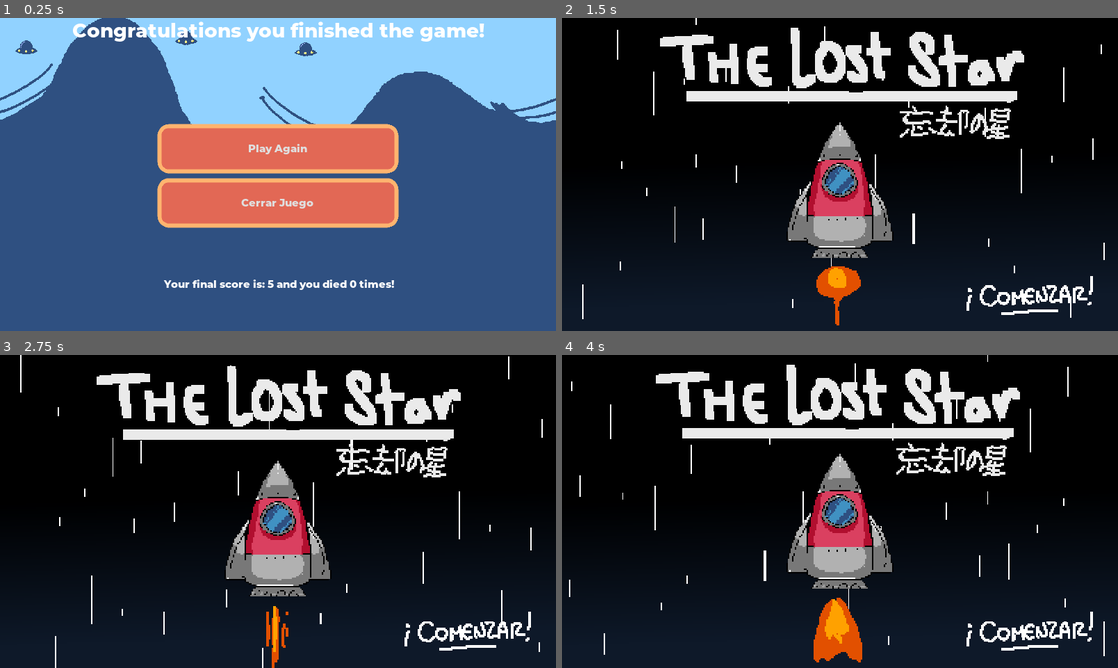
Above: before the commit, frames 1-4 (two rows, left to right).
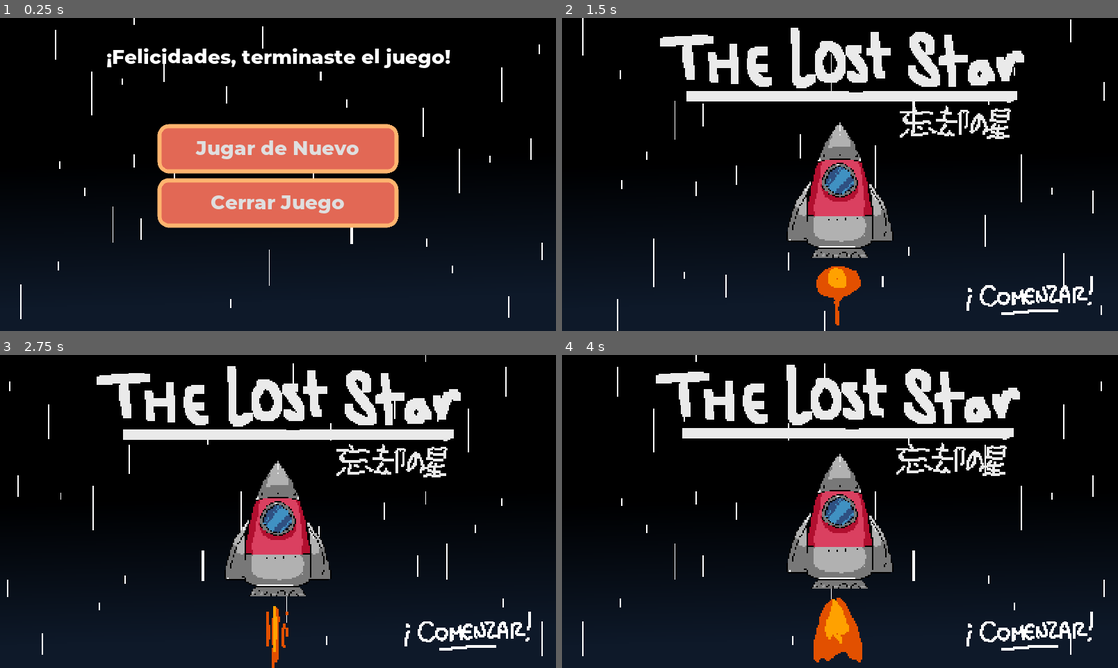
Above: after the commit, the same moments.

Repository: Six-Moons/GGJ21
Game: Godot game, scene res://src/Screens/EndScreen.tscn
The game is run twice, just before and just after one commit, with the same random seed, the same clock (stepped at 60 frames per second) and the same inputs. This scene is started directly instead of the project's main scene.
Inputs:
- Up to frame 1 (0.25 s): no input
- Up to frame 2 (1.5 s): click "Play Again" (after the commit: "Jugar de Nuevo") at 0.5 s; tap Enter (pause) at 1.25 s; hold D (move_right) from 1.28 s (still down)
- Up to frame 3 (2.75 s): keep holding D (move_right); tap W (jump) at 1.52, 2.27 s
- Up to frame 4 (4 s): release D (move_right) at 2.78 s; hold A (move_left) 2.78-3.53 s; hold D (move_right) from 3.53 s (still down); tap W (jump) at 3.77 s

The runs differ from the first frame. In frame 1, 88% of the frame differs, in the area x 0-100%, y 0-100%; in frame 2, 0.8%; in frame 3, 1.0%; in frame 4, 0.9%.

Commit message:
Change pause menu font

Diff:
--- a/assets/font_title.tres
+++ b/assets/font_title.tres
@@ -4,6 +4,4 @@
 
 [resource]
 size = 30
-use_mipmaps = true
-use_filter = true
 font_data = ExtResource( 1 )
--- a/assets/ui_theme.tres
+++ b/assets/ui_theme.tres
@@ -1,8 +1,9 @@
 [gd_resource type="Theme" load_steps=4 format=2]
 
 [ext_resource path="res://assets/font_default.tres" type="DynamicFont" id=1]
-[ext_resource path="res://assets/theme/button_normal.tres" type="StyleBox" id=2]
-[ext_resource path="res://assets/theme/button_pressed.tres" type="StyleBox" id=3]
+[ext_resource path="res://assets/toldo/theme/button_normal.tres" type="StyleBox" id=2]
+[ext_resource path="res://assets/toldo/theme/button_pressed.tres" type="StyleBox" id=3]
+
 
 [resource]
 default_font = ExtResource( 1 )
--- /dev/null
+++ b/src/Screens/Background.tscn
@@ -0,0 +1,39 @@
+[gd_scene load_steps=6 format=2]
+
+[ext_resource path="res://assets/fondos/titlescreen/lluvia1.png" type="Texture" id=1]
+[ext_resource path="res://assets/fondos/titlescreen/background.png" type="Texture" id=2]
+[ext_resource path="res://assets/fondos/titlescreen/lluvia3.png" type="Texture" id=3]
+[ext_resource path="res://assets/fondos/titlescreen/lluvia2.png" type="Texture" id=4]
+
+[sub_resource type="AnimatedTexture" id=1]
+frames = 3
+frame_0/texture = ExtResource( 1 )
+frame_1/texture = ExtResource( 4 )
+frame_1/delay_sec = 0.0
+frame_2/texture = ExtResource( 3 )
+frame_2/delay_sec = 0.0
+
+[node name="Background" type="Control"]
+anchor_right = 1.0
+anchor_bottom = 1.0
+__meta__ = {
+"_edit_use_anchors_": false
+}
+
+[node name="BackgroundImage" type="TextureRect" parent="."]
+anchor_right = 1.0
+anchor_bottom = 1.0
+texture = ExtResource( 2 )
+expand = true
+__meta__ = {
+"_edit_use_anchors_": false
+}
+
+[node name="Lines" type="TextureRect" parent="."]
+anchor_right = 1.0
+anchor_bottom = 1.0
+texture = SubResource( 1 )
+stretch_mode = 2
+__meta__ = {
+"_edit_use_anchors_": false
+}
--- a/src/Screens/EndScreen.gd
+++ b/src/Screens/EndScreen.gd
@@ -1,8 +1,4 @@
 extends Control
 
-
-onready var result: Label = $Result
-
-
 func _ready() -> void:
-	result.text = result.text % [PlayerData.stars, PlayerData.deaths]
+	pass
--- a/src/Screens/EndScreen.tscn
+++ b/src/Screens/EndScreen.tscn
@@ -1,42 +1,24 @@
-[gd_scene load_steps=7 format=2]
+[gd_scene load_steps=6 format=2]
 
 [ext_resource path="res://assets/ui_theme.tres" type="Theme" id=1]
-[ext_resource path="res://src/Screens/EndScreen.gd" type="Script" id=2]
-[ext_resource path="res://assets/fondos/fondo 3.png" type="Texture" id=3]
+[ext_resource path="res://src/Screens/Background.tscn" type="PackedScene" id=3]
 [ext_resource path="res://src/UserInterface/Title.tscn" type="PackedScene" id=4]
 [ext_resource path="res://src/UserInterface/SceneChangeButton.tscn" type="PackedScene" id=5]
 [ext_resource path="res://src/UserInterface/Buttons/QuitButton.tscn" type="PackedScene" id=7]
-
 
 [node name="EndScreen" type="Control"]
 anchor_right = 1.0
 anchor_bottom = 1.0
 theme = ExtResource( 1 )
-script = ExtResource( 2 )
 __meta__ = {
 "_edit_use_anchors_": false
 }
 
-[node name="TextureRect" type="TextureRect" parent="."]
-anchor_right = 1.0
-anchor_bottom = 1.0
-texture = ExtResource( 3 )
-expand = true
+[node name="Background" parent="." instance=ExtResource( 3 )]
 
 [node name="Title" parent="." instance=ExtResource( 4 )]
-text = "Congratulations you finished the game!"
-
-[node name="Result" type="Label" parent="."]
-anchor_top = 1.0
-anchor_right = 1.0
-anchor_bottom = 1.0
-margin_top = -140.0
-text = "Your final score is: %s and you died %s times!"
-align = 1
-valign = 1
-__meta__ = {
-"_edit_use_anchors_": false
-}
+margin_bottom = 115.0
+text = "¡Felicidades, terminaste el juego!"
 
 [node name="Menu" type="VBoxContainer" parent="."]
 anchor_left = 0.5
@@ -51,7 +33,7 @@
 [node name="PlayButton" parent="Menu" instance=ExtResource( 5 )]
 margin_right = 360.0
 margin_bottom = 73.0
-text = "Play Again"
+text = "Jugar de Nuevo"
 next_scene_path = "res://src/Screens/MainScreen.tscn"
 
 [node name="QuitButton" parent="Menu" instance=ExtResource( 7 )]
--- a/src/Screens/MainScreen.tscn
+++ b/src/Screens/MainScreen.tscn
@@ -1,11 +1,9 @@
-[gd_scene load_steps=28 format=2]
+[gd_scene load_steps=24 format=2]
 
 [ext_resource path="res://assets/ui_theme.tres" type="Theme" id=1]
-[ext_resource path="res://assets/fondos/titlescreen/background.png" type="Texture" id=2]
+[ext_resource path="res://src/Screens/Background.tscn" type="PackedScene" id=2]
 [ext_resource path="res://assets/fondos/titlescreen/text/Comenzar/Comenzar1.png" type="Texture" id=3]
 [ext_resource path="res://src/Screens/TextureButton.gd" type="Script" id=4]
-[ext_resource path="res://assets/fondos/titlescreen/lluvia2.png" type="Texture" id=5]
-[ext_resource path="res://assets/fondos/titlescreen/lluvia1.png" type="Texture" id=6]
 [ext_resource path="res://assets/fondos/titlescreen/text/Title2.png" type="Texture" id=7]
 [ext_resource path="res://assets/fondos/titlescreen/text/Comenzar/Comenzar3.png" type="Texture" id=8]
 [ext_resource path="res://assets/fondos/titlescreen/text/Comenzar/Comenzar2.png" type="Texture" id=9]
@@ -14,21 +12,12 @@
 [ext_resource path="res://assets/fondos/titlescreen/Rocket1.png" type="Texture" id=12]
 [ext_resource path="res://assets/fondos/titlescreen/Rocket2.png" type="Texture" id=13]
 [ext_resource path="res://assets/fondos/titlescreen/Rocket3.png" type="Texture" id=14]
-[ext_resource path="res://assets/fondos/titlescreen/lluvia3.png" type="Texture" id=15]
 [ext_resource path="res://assets/fondos/titlescreen/text/Comenzar/ComenzarSelec2.png" type="Texture" id=16]
 [ext_resource path="res://assets/fondos/titlescreen/text/Comenzar/ComenzarHover1.png" type="Texture" id=17]
 [ext_resource path="res://assets/fondos/titlescreen/text/Comenzar/ComenzarSelec1.png" type="Texture" id=18]
 [ext_resource path="res://assets/fondos/titlescreen/text/Comenzar/ComenzarHover2.png" type="Texture" id=19]
 [ext_resource path="res://assets/fondos/titlescreen/text/Comenzar/ComenzarHover3.png" type="Texture" id=20]
 [ext_resource path="res://assets/fondos/titlescreen/text/Comenzar/ComenzarSelec3.png" type="Texture" id=21]
-
-[sub_resource type="AnimatedTexture" id=1]
-frames = 3
-frame_0/texture = ExtResource( 6 )
-frame_1/texture = ExtResource( 5 )
-frame_1/delay_sec = 0.0
-frame_2/texture = ExtResource( 15 )
-frame_2/delay_sec = 0.0
 
 [sub_resource type="AnimatedTexture" id=2]
 frames = 3
@@ -78,23 +67,7 @@
 "_edit_use_anchors_": false
 }
 
-[node name="Background" type="TextureRect" parent="."]
-anchor_right = 1.0
-anchor_bottom = 1.0
-texture = ExtResource( 2 )
-expand = true
-__meta__ = {
-"_edit_use_anchors_": false
-}
-
-[node name="Lines" type="TextureRect" parent="."]
-anchor_right = 1.0
-anchor_bottom = 1.0
-texture = SubResource( 1 )
-stretch_mode = 2
-__meta__ = {
-"_edit_use_anchors_": false
-}
+[node name="Background" parent="." instance=ExtResource( 2 )]
 
 [node name="Rocket" type="TextureRect" parent="."]
 anchor_right = 1.0
--- a/src/UserInterface/Buttons/QuitButton.tscn
+++ b/src/UserInterface/Buttons/QuitButton.tscn
@@ -1,12 +1,17 @@
-[gd_scene load_steps=2 format=2]
+[gd_scene load_steps=3 format=2]
 
 [ext_resource path="res://src/UserInterface/Buttons/QuitButton.gd" type="Script" id=1]
+[ext_resource path="res://assets/font_title.tres" type="DynamicFont" id=2]
 
 [node name="QuitButton" type="Button"]
 margin_right = 230.0
 margin_bottom = 40.0
 size_flags_horizontal = 3
 size_flags_vertical = 3
+custom_fonts/font = ExtResource( 2 )
 text = "Cerrar Juego"
 script = ExtResource( 1 )
+__meta__ = {
+"_edit_use_anchors_": false
+}
 [connection signal="button_up" from="." to="." method="_on_button_up"]
--- a/src/UserInterface/Buttons/RetryButton.tscn
+++ b/src/UserInterface/Buttons/RetryButton.tscn
@@ -1,12 +1,14 @@
-[gd_scene load_steps=2 format=2]
+[gd_scene load_steps=3 format=2]
 
 [ext_resource path="res://src/UserInterface/Buttons/RetryButton.gd" type="Script" id=1]
+[ext_resource path="res://assets/font_title.tres" type="DynamicFont" id=2]
 
 [node name="RetryButton" type="Button"]
 margin_right = 274.0
 margin_bottom = 87.0
 size_flags_horizontal = 3
 size_flags_vertical = 3
+custom_fonts/font = ExtResource( 2 )
 text = "Reintentar Nivel"
 script = ExtResource( 1 )
 __meta__ = {
--- a/src/UserInterface/Health.tscn
+++ b/src/UserInterface/Health.tscn
@@ -6,6 +6,7 @@
 [ext_resource path="res://assets/estrellas/estrellarota.png" type="Texture" id=4]
 
 [node name="Health" type="Control"]
+rect_scale = Vector2( 2, 2 )
 script = ExtResource( 2 )
 __meta__ = {
 "_edit_group_": true
--- a/src/UserInterface/SceneChangeButton.tscn
+++ b/src/UserInterface/SceneChangeButton.tscn
@@ -1,12 +1,14 @@
-[gd_scene load_steps=2 format=2]
+[gd_scene load_steps=3 format=2]
 
 [ext_resource path="res://src/UserInterface/SceneChangeButton.gd" type="Script" id=1]
+[ext_resource path="res://assets/font_title.tres" type="DynamicFont" id=2]
 
 [node name="SceneChangeButton" type="Button"]
 margin_right = 150.0
 margin_bottom = 20.0
 size_flags_horizontal = 3
 size_flags_vertical = 3
+custom_fonts/font = ExtResource( 2 )
 script = ExtResource( 1 )
 __meta__ = {
 "_edit_use_anchors_": false
--- a/src/UserInterface/UserInterface.tscn
+++ b/src/UserInterface/UserInterface.tscn
@@ -49,26 +49,26 @@
 anchor_top = 0.5
 anchor_right = 0.5
 anchor_bottom = 0.5
-margin_left = -135.0
+margin_left = -236.0
 margin_top = -135.0
-margin_right = 135.0
+margin_right = 236.0
 margin_bottom = 135.0
 __meta__ = {
 "_edit_use_anchors_": false
 }
 
 [node name="RetryButton2" parent="PauseOverlay/PauseMenu" instance=ExtResource( 4 )]
-margin_right = 270.0
+margin_right = 472.0
 margin_bottom = 84.0
 
 [node name="MainScreenButton" parent="PauseOverlay/PauseMenu" instance=ExtResource( 5 )]
 margin_top = 92.0
-margin_right = 270.0
+margin_right = 472.0
 margin_bottom = 177.0
 text = "Regresar a Pantalla Principal"
 next_scene_path = "res://src/Screens/MainScreen.tscn"
 
 [node name="QuitButton" parent="PauseOverlay/PauseMenu" instance=ExtResource( 6 )]
 margin_top = 185.0
-margin_right = 270.0
+margin_right = 472.0
 margin_bottom = 270.0
Renamed: assets/theme/button_normal.tres -> assets/toldo/theme/button_normal.tres
Renamed: assets/theme/button_pressed.tres -> assets/toldo/theme/button_pressed.tres
